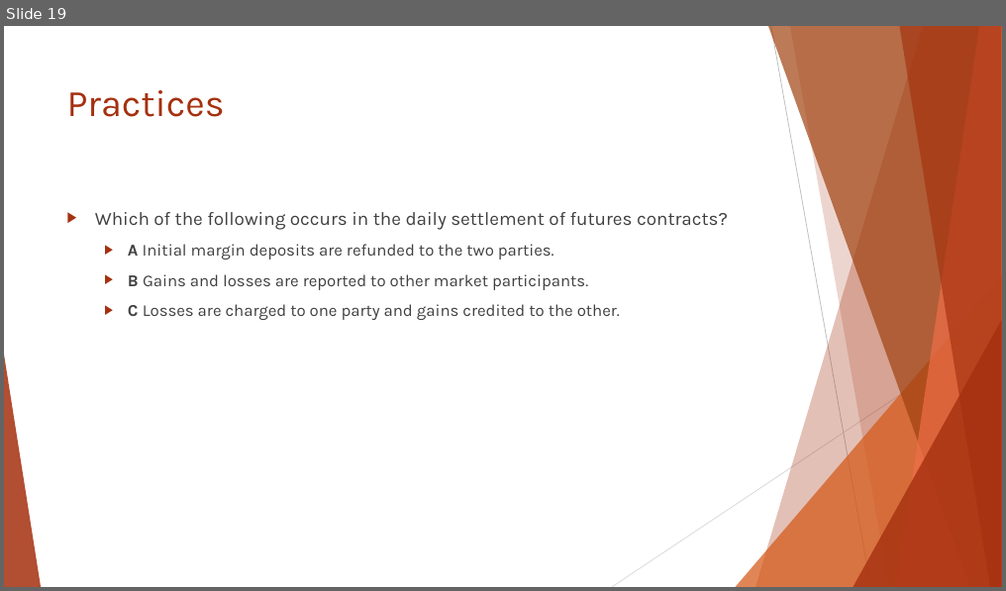
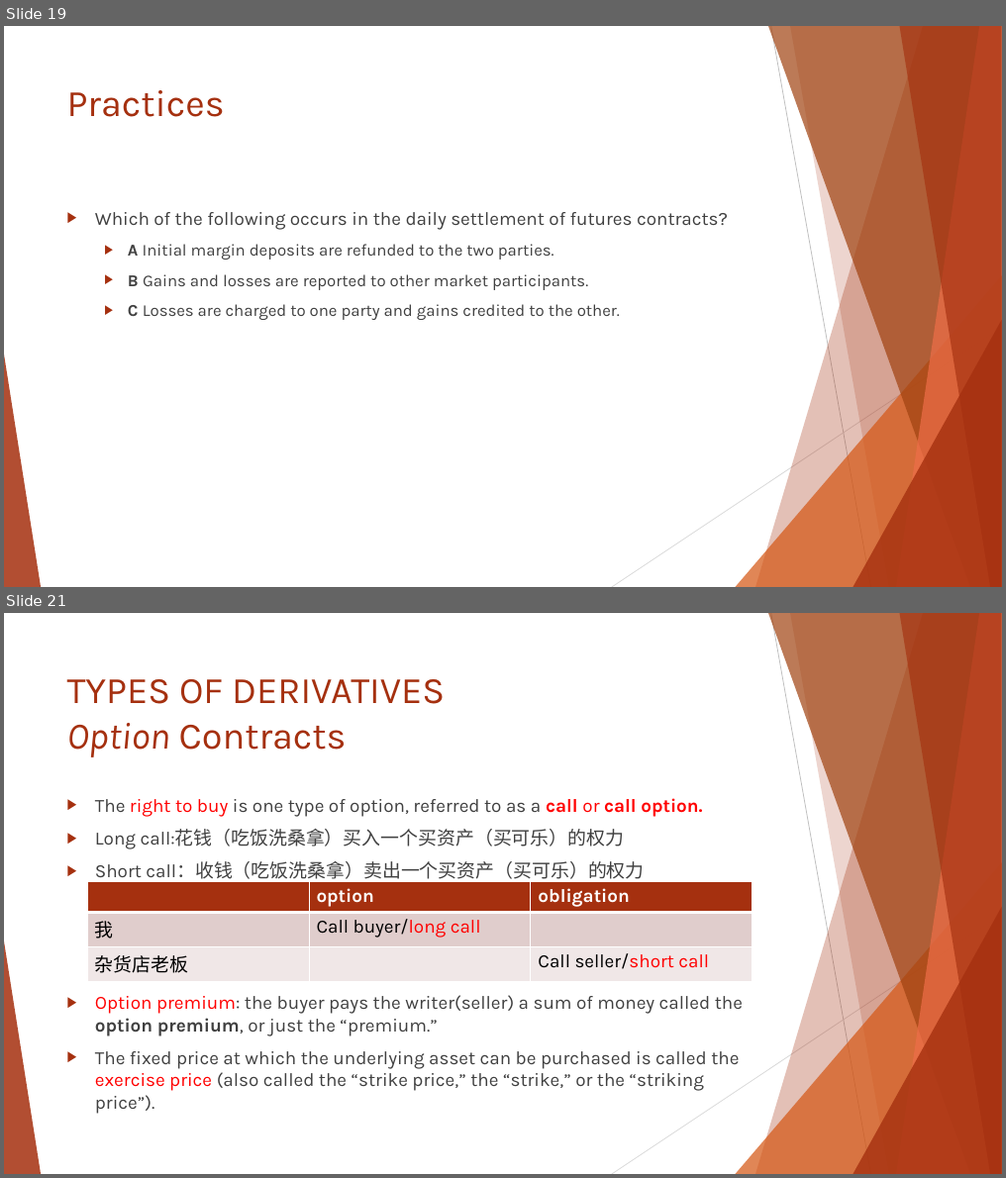
Before and after one commit to Isco0530/data, a slide deck: Reading 48.pptx. Shown one above the other, each under a label of ours: slide 19 before the commit, slides 19 and 21 after it; the slides between them are not shown. The pictures are 1006x591 and 1006x1178 pixels, drawn with LibreOffice and Linux fonts; fonts in the diff are those of the drawing. Boxes give left, top, right and bottom in pixels: in the first picture for what was removed or moved away, otherwise in the second. Text is boxed around its words. In the diff, an @@ line names an element or a change of style, - is before the commit and + after.

```diff
--- a/Reading 48.pptx
+++ b/Reading 48.pptx
@@ slide 21 added at (4, 613, 1002, 1174), background #FFFFFF; not listed: 10 template elements that a slide beside it also shows @@
@@ title added at (67, 679, 445, 758), 36 pt, text #A5300F @@
+TYPES OF DERIVATIVES
+Option Contracts
@@ text added at (95, 798, 743, 1114), 18 pt, text #404040 @@
+▶ The right to buy is one type of option, referred to as a call or call option.
+▶ Long call:花钱（吃饭洗桑拿）买入一个买资产（买可乐）的权力
+▶ Short call：收钱（吃饭洗桑拿）卖出一个买资产（买可乐）的权力
+▶ Option premium: the buyer pays the writer(seller) a sum of money called the option premium, or just the “premium.”
+▶ The fixed price at which the underlying asset can be purchased is called the exercise price (also called the “strike price,” the “strike,” or the “striking price”).
@@ table added at (87, 881, 751, 977), 3 rows, 3 columns @@
+ | option | obligation
+我 | Call buyer/long call | 
+杂货店老板 |  | Call seller/short call
```
Also in this commit, not shown: 1 slide changed, 2 other slides added.
